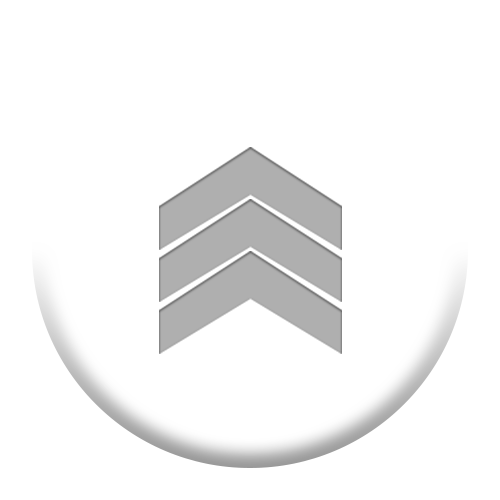
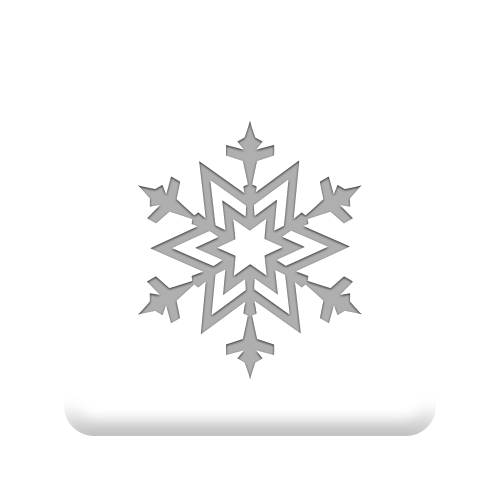
Revision of a layered 500px x 500px image; what changed, layer by layer:
added group "Group 1" with 5 layers above "smallHP" over [64, 121, 436, 436]
added layer "1093187" in group "Group 1" over [138, 121, 362, 379]
added layer "Rounded Rectangle 1" in group "Group 1" over [64, 121, 436, 436]
hid group "upgrade" (1 layers) over [159, 147, 342, 354]
hid "Ellipse 1" over [32, 121, 468, 468]
